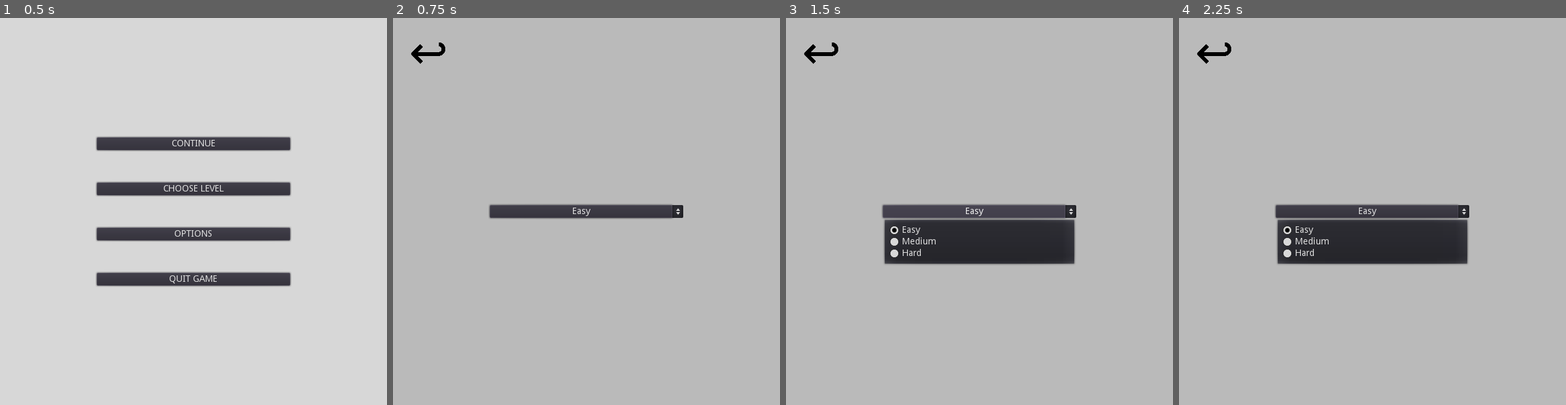
Above: before the commit, frames 1-4 (left to right).
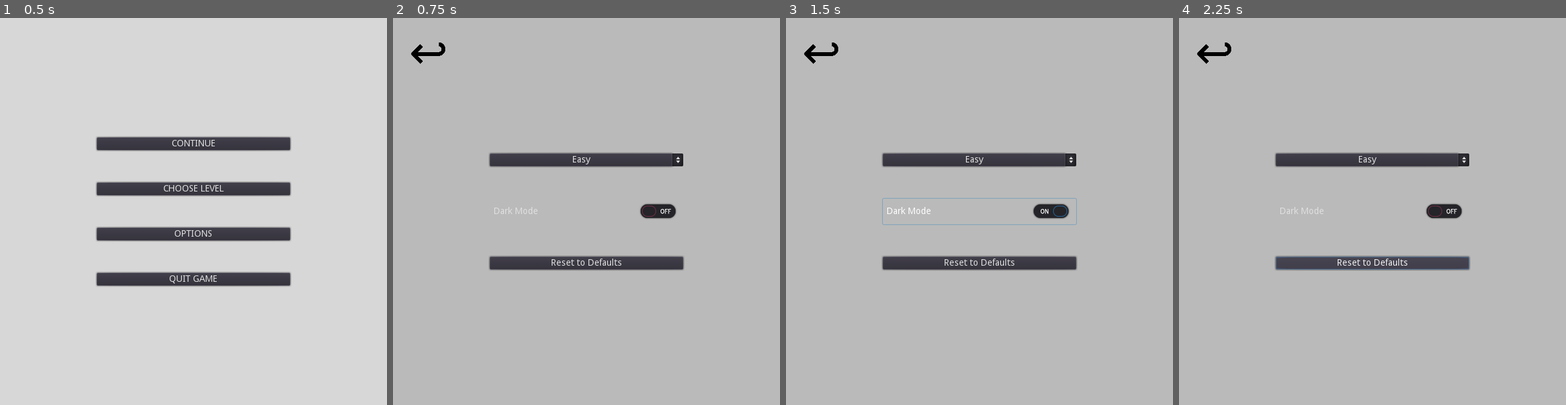
Above: after the commit, the same moments.

Repository: Inglo-Games/dollar-shuffle
Game: Godot game, scene res://scenes/main_menu.tscn
Same seed, same stepped clock (60 frames per second), same inputs: the game is played once before the commit and once after it.
Inputs (mouse positions are in pixels of both pictures, inside the frame that each line leads up to):
- Up to frame 1 (0.5 s): no input
- Up to frame 2 (0.75 s): click "OPTIONS" at 0.5 s
- Up to frame 3 (1.5 s): click (979, 211) at 1.25 s, where only the run after the commit has a clickable "Dark Mode"
- Up to frame 4 (2.25 s): click (1372, 261) at 2 s, where only the run after the commit has a clickable "Reset to Defaults"

Frame 1 is identical in both runs. In frame 2, 5.7% of the frame differs, in the area x 24-76%, y 34-66%; in frame 3, 10%; in frame 4, 10%.

Commit message:
Adding additional options

Diff:
--- a/scenes/opts_menu.tscn
+++ b/scenes/opts_menu.tscn
@@ -86,9 +86,9 @@
 anchor_top = 0.0
 anchor_right = 0.0
 anchor_bottom = 0.0
-margin_top = 245.0
+margin_top = 165.0
 margin_right = 300.0
-margin_bottom = 265.0
+margin_bottom = 185.0
 rect_pivot_offset = Vector2( 0, 0 )
 rect_clip_content = false
 focus_mode = 2
@@ -105,3 +105,52 @@
 align = 1
 items = [  ]
 selected = -1
+
+[node name="darkmode_check" type="CheckButton" parent="opts_menu_container" index="1"]
+
+anchor_left = 0.0
+anchor_top = 0.0
+anchor_right = 0.0
+anchor_bottom = 0.0
+margin_top = 235.0
+margin_right = 300.0
+margin_bottom = 275.0
+rect_pivot_offset = Vector2( 0, 0 )
+rect_clip_content = false
+focus_mode = 2
+mouse_filter = 0
+mouse_default_cursor_shape = 0
+size_flags_horizontal = 1
+size_flags_vertical = 1
+toggle_mode = true
+action_mode = 0
+enabled_focus_mode = 2
+shortcut = null
+group = null
+text = "Dark Mode"
+flat = false
+align = 0
+
+[node name="reset" type="Button" parent="opts_menu_container" index="2"]
+
+anchor_left = 0.0
+anchor_top = 0.0
+anchor_right = 0.0
+anchor_bottom = 0.0
+margin_top = 325.0
+margin_right = 300.0
+margin_bottom = 345.0
+rect_pivot_offset = Vector2( 0, 0 )
+rect_clip_content = false
+focus_mode = 2
+mouse_filter = 0
+mouse_default_cursor_shape = 0
+size_flags_horizontal = 1
+size_flags_vertical = 1
+toggle_mode = false
+enabled_focus_mode = 2
+shortcut = null
+group = null
+text = "Reset to Defaults"
+flat = false
+align = 1
--- a/scripts/opts_menu.gd
+++ b/scripts/opts_menu.gd
@@ -8,25 +8,31 @@
 
 # GUI objects
 onready var back_btn = get_node("back_btn")
-onready var opts_sel = get_node("opts_menu_container/difficulty_selector")
+onready var diff_sel = get_node("opts_menu_container/difficulty_selector")
+onready var darkm_check = get_node("opts_menu_container/darkmode_check")
+onready var reset_btn = get_node("opts_menu_container/reset")
 
 # Menu text arrays
 var diff_array = ["Easy", "Medium", "Hard"]
 
 # Saved options
-var pers_opts = {"difficulty":0}
+var pers_opts;
 
 func _ready():
 	# Get saved options (if they exist)
 	if File.new().file_exists(opts_filepath):
 		pers_opts = FileIO.read_json_file(opts_filepath)
 	else:
-		# TODO: Setup default options
-		pass
+		set_defaults()
 	# Connect back button to close function
-	back_btn.connect("pressed", self, "close_menu", [])
-	# Setup difficulty dropdown
+	back_btn.connect("pressed", self, "close_menu")
+	# Setup option UIs
 	setup_diff_picker()
+	darkm_check.set_pressed(pers_opts["darkmode"])
+	# Connect options UIs to respective functions
+	diff_sel.connect("item_selected", self, "on_diff_selected")
+	darkm_check.connect("pressed", self, "on_darkm_selected")
+	reset_btn.connect("pressed", self, "set_defaults")
 
 func close_menu():
 	# Save options
@@ -37,6 +43,22 @@
 func setup_diff_picker():
 	# Add each difficulty to the dropdown
 	for item in diff_array:
-		opts_sel.add_item(item)
+		diff_sel.add_item(item)
 	# Select saved option
-	opts_sel.select(pers_opts["difficulty"])
+	diff_sel.select(pers_opts["difficulty"])
+
+func on_diff_selected(item):
+	# Save selected difficulty to pers_opts
+	pers_opts["difficulty"] = item
+
+func on_darkm_selected():
+	# Save selected boolean to pers_opts
+	pers_opts["darkmode"] = darkm_check.is_pressed()
+
+func set_defaults():
+	# Write default values to options file
+	pers_opts = { "difficulty":0, "darkmode":false }
+	FileIO.write_json_file(opts_filepath, pers_opts)
+	# Change UI elements to defaults
+	diff_sel.select(pers_opts["difficulty"])
+	darkm_check.pressed = pers_opts["darkmode"]
